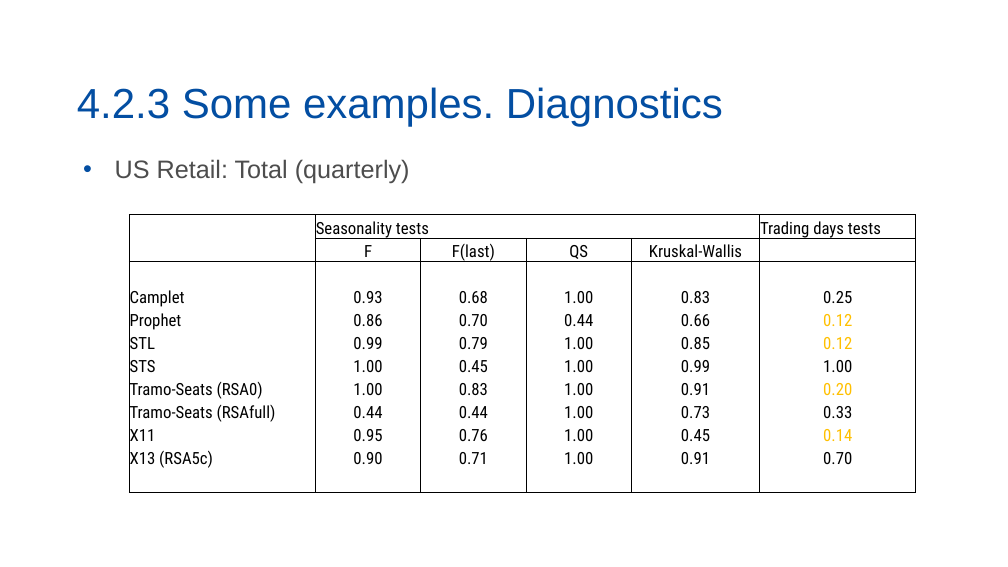
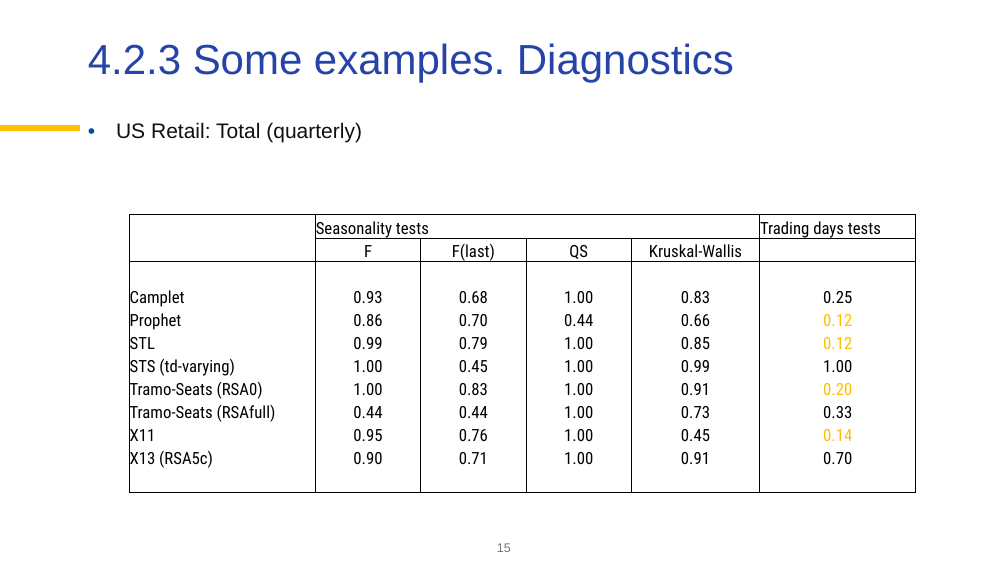
Before and after one commit to palatej/ESTP2026, a slide deck: slide 15 of 1.0 Seasonal adjustment.pptx. Drawn at 1008x567 pixels with LibreOffice and Linux fonts; fonts in the diff are those of the drawing; background and template pictures are left out. Boxes give left, top, right and bottom in pixels: in the first picture for what was removed or moved away, otherwise in the second. Text is boxed around its words. In the diff, an @@ line names an element or a change of style, - is before the commit and + after.

```diff
--- a/1.0 Seasonal adjustment.pptx
+++ b/1.0 Seasonal adjustment.pptx
@@ title "4.2.3 Some examples. Diagnostics": place and size @@
-title "4.2.3 Some examples. Diagnostics" at bbox=[77, 87, 723, 127]
+title "4.2.3 Some examples. Diagnostics" at bbox=[88, 43, 734, 82]
@@ title "4.2.3 Some examples. Diagnostics" at bbox=[88, 43, 734, 82]: text colour #034EA2 to #2644A7; vertical alignment bottom to top @@
@@ text "US Retail: Total (quarterly)": place and size @@
-text "US Retail: Total (quarterly)" at bbox=[115, 159, 410, 184]
+text "US Retail: Total (quarterly)" at bbox=[116, 122, 362, 143]
@@ text "US Retail: Total (quarterly)" at bbox=[116, 122, 362, 143]: size 24 to 20 pt, text colour #4D4D4D to #101010; indent changed; line spacing 1 to 0.9; more space between paragraphs @@
@@ line added from (0, 129) to (80, 129), #FFC000 6 pt @@
@@ table at bbox=[129, 215, 916, 493] @@
-row 7, column 1: STS
+row 7, column 1: STS (td-varying)
@@ page number added at bbox=[497, 543, 511, 552], 12 pt, text #767676 @@
+15
```
Also in this commit, not shown: 16 other slides changed, 1 slide added, 1 slide removed, 31 other files.
